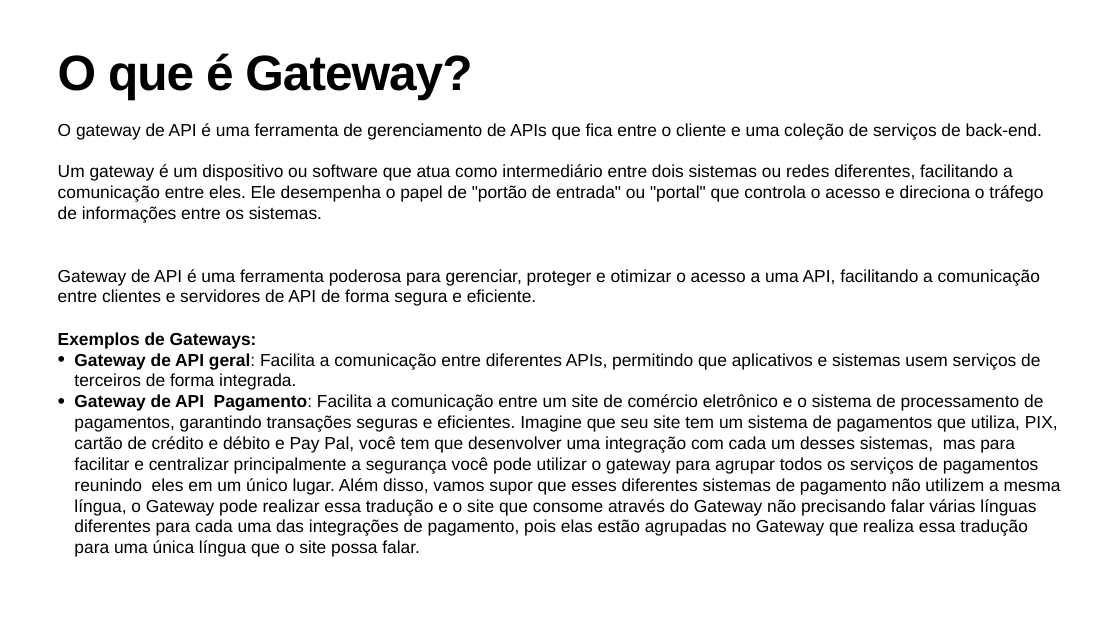
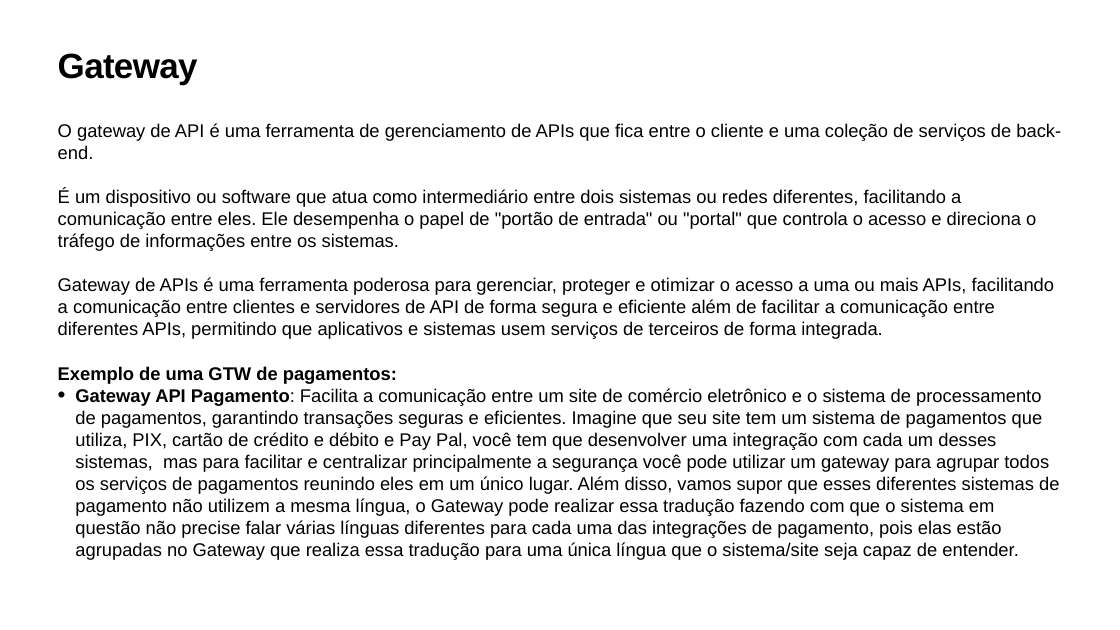
Before and after one commit to snowgui/Digimon-API-Test, a slide deck: slide 7 of aula-tech/aula-tech.pptx. Drawn at 1120x630 pixels with LibreOffice and Linux fonts; fonts in the diff are those of the drawing; background and template pictures are left out. Boxes give left, top, right and bottom in pixels: in the first picture for what was removed or moved away, otherwise in the second. Text is boxed around its words. In the diff, an @@ line names an element or a change of style, - is before the commit and + after.

Commit message:
feat: melhoria na formatação dos documentos

```diff
--- a/aula-tech/aula-tech.pptx
+++ b/aula-tech/aula-tech.pptx
@@ title at <box>58,53,198,85</box>: text changed; size 85 to 60 pt @@
-O que é Gateway?
+Gateway
@@ text at <box>58,123,1061,159</box>: size 29.8 to 31.5 pt in "O gateway de API é uma ferramenta ..." @@
@@ text at <box>58,189,1059,560</box>: text changed; size 29.8 to 31.5 pt @@
-Um gateway é um dispositivo ou software que atua como intermediário entre dois sistemas ou redes diferentes, facilitando a comunicação entre eles. Ele desempenha o papel de "portão de entrada" ou "portal" que controla o acesso e direciona o tráfego de informações entre os sistemas.
-Gateway de API é uma ferramenta poderosa para gerenciar, proteger e otimizar o acesso a uma API, facilitando a comunicação entre clientes e servidores de API de forma segura e eficiente.
-Exemplos de Gateways:
-• Gateway de API geral: Facilita a comunicação entre diferentes APIs, permitindo que aplicativos e sistemas usem serviços de terceiros de forma integrada.
-  • Gateway de API Pagamento: Facilita a comunicação entre um site de comércio eletrônico e o sistema de processamento de pagamentos, garantindo transações seguras e eficientes. Imagine que seu site tem um sistema de pagamentos que utiliza, PIX, cartão de crédito e débito e Pay Pal, você tem que desenvolver uma integração com cada um desses sistemas, mas para facilitar e centralizar principalmente a segurança você pode utilizar o gateway para agrupar todos os serviços de pagamentos reunindo eles em um único lugar. Além disso, vamos supor que esses diferentes sistemas de pagamento não utilizem a mesma língua, o Gateway pode realizar essa tradução e o site que consome através do Gateway não precisando falar várias línguas diferentes para cada uma das integrações de pagamento, pois elas estão agrupadas no Gateway que realiza essa tradução para uma única língua que o site possa falar.
+É um dispositivo ou software que atua como intermediário entre dois sistemas ou redes diferentes, facilitando a comunicação entre eles. Ele desempenha o papel de "portão de entrada" ou "portal" que controla o acesso e direciona o tráfego de informações entre os sistemas.
+Gateway de APIs é uma ferramenta poderosa para gerenciar, proteger e otimizar o acesso a uma ou mais APIs, facilitando a comunicação entre clientes e servidores de API de forma segura e eficiente além de facilitar a comunicação entre diferentes APIs, permitindo que aplicativos e sistemas usem serviços de terceiros de forma integrada.
+Exemplo de uma GTW de pagamentos:
+  • Gateway API Pagamento: Facilita a comunicação entre um site de comércio eletrônico e o sistema de processamento de pagamentos, garantindo transações seguras e eficientes. Imagine que seu site tem um sistema de pagamentos que utiliza, PIX, cartão de crédito e débito e Pay Pal, você tem que desenvolver uma integração com cada um desses sistemas, mas para facilitar e centralizar principalmente a segurança você pode utilizar um gateway para agrupar todos os serviços de pagamentos reunindo eles em um único lugar. Além disso, vamos supor que esses diferentes sistemas de pagamento não utilizem a mesma língua, o Gateway pode realizar essa tradução fazendo com que o sistema em questão não precise falar várias línguas diferentes para cada uma das integrações de pagamento, pois elas estão agrupadas no Gateway que realiza essa tradução para uma única língua que o sistema/site seja capaz de entender.
```
Also in this commit, not shown: 7 other slides changed, 2 other files.
